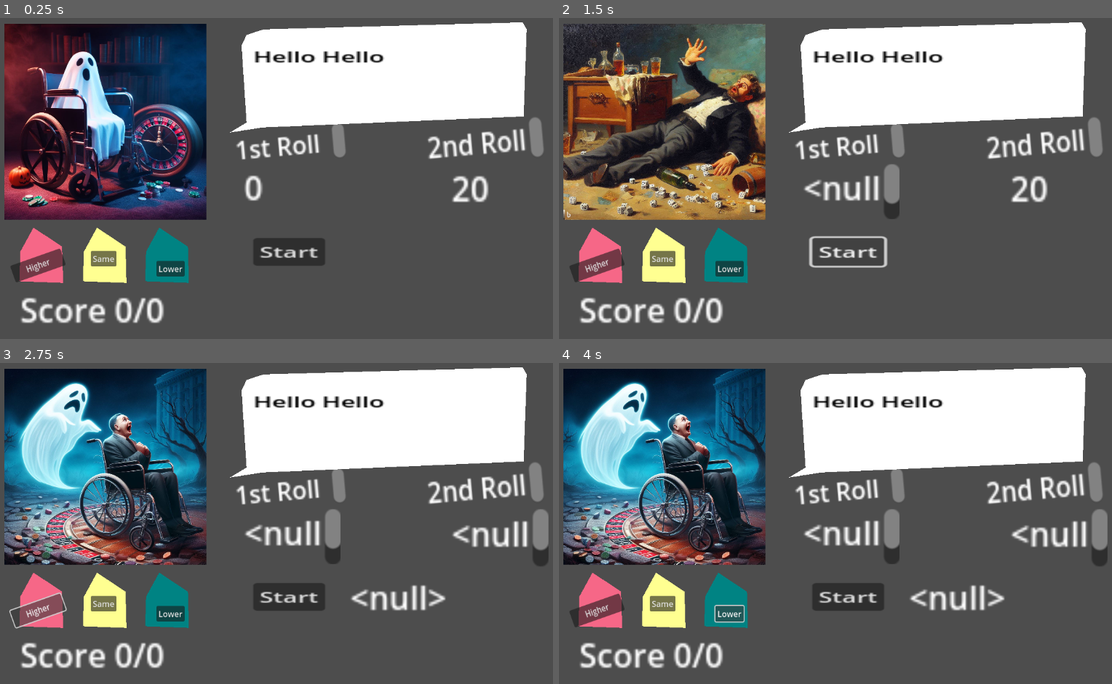
Above: before the commit, frames 1-4 (two rows, left to right).
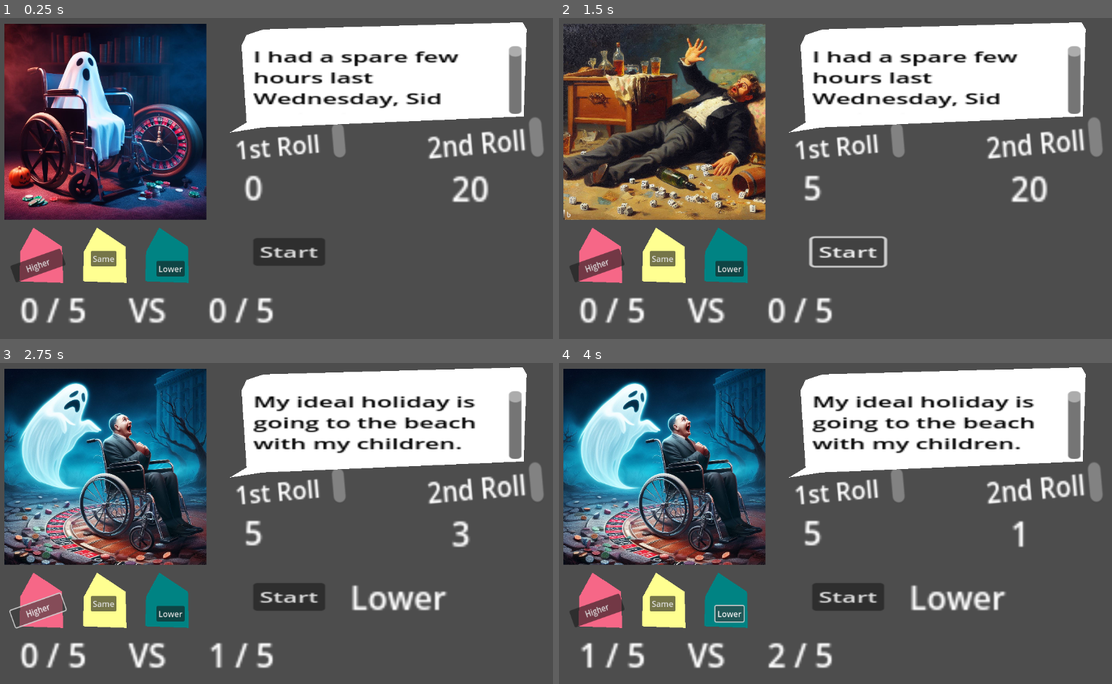
Above: after the commit, the same moments.

Repository: daoslies/TeamGame
Game: Godot game, scene res://Scenes/PlayScreen.tscn
The game is run twice, just before and just after one commit, with the same random seed, the same clock (stepped at 60 frames per second) and the same inputs.
Inputs:
- Up to frame 1 (0.25 s): no input
- Up to frame 2 (1.5 s): click "Start" at 0.5 s; click "Start" at 1.25 s
- Up to frame 3 (2.75 s): click "Higher" at 2 s
- Up to frame 4 (4 s): click "Same" at 2.75 s; click "Lower" at 3.5 s

The runs differ from the first frame. In frame 1, 4.1% of the frame differs, in the area x 3-95%, y 8-96%; in frame 2, 5.2%; in frame 3, 7.6%; in frame 4, 7.7%, in the area x 3-100%, y 8-96%.
Error before the commit: Invalid access to property or key 'Quips' on a base object of type 'Nil'. (res://Scenes/QuipSelector.gd:12)

Commit message:
Fixed_dictionaries

Diff:
--- a/Game/Filled_Characters/Boatman.json
+++ b/Game/Filled_Characters/Boatman.json
@@ -3,7 +3,8 @@
   "Epithet": "The Cryptic Captain of Cubes",
   "Faction": "Good",
   "Strategy": "Gives cryptic crossword clues",
-  "Art": ,
+  "Art": "",
+  "ArtPath":"",
   "NumRounds": 5,
   "DiceSize": 6,
   "Health": 3,
@@ -19,8 +20,7 @@
 
     "Loaded" : {
         "Higher": {
-            "1": "",
-            "2": ""
+            "1": ""
         },
         "Lower": {
             "1": ""
--- a/Game/Filled_Characters/HueMan.json
+++ b/Game/Filled_Characters/HueMan.json
@@ -3,7 +3,7 @@
   "Epithet": "Hue-Man",
   "Faction":"Sensory",
   "Strategy": "Normal",
-  "Art": ,
+  "Art": "",
   "ArtPath":["res:///Character_Art/HueMan.png"],
   "NumRounds": 3,
   "DiceSize": 6,
@@ -20,13 +20,13 @@
 
 	"Loaded" : {
 		"Higher": {
-			"1":
+			"1": ""
 		},
 		"Lower": {
-			"1":
+			"1": ""
 		},
 		"Same": {
-			"1":
+			"1": ""
 		}
 	}
   }
--- a/Game/Filled_Characters/King.json
+++ b/Game/Filled_Characters/King.json
@@ -4,7 +4,7 @@
   "Faction": "Royalty",
   "Strategy": "Scrambles the number",
   "Art": "Royal Egg",
-  "ArtPath":"res://Character_Art/BallAndChain.png",
+  "ArtPath":["res://Character_Art/BallAndChain.png"],
   "NumRounds": 5,
   "DiceSize": 20,
   "Health": 15,
@@ -20,8 +20,7 @@
 
     "Loaded" : {
         "Higher": {
-            "1": "Your Highness",
-            "2": ""
+            "1": "Your Highness"
         },
         "Lower": {
             "1": "You'll be lower in the ground than lady diceana"
--- a/Game/Filled_Characters/SpecialK.json
+++ b/Game/Filled_Characters/SpecialK.json
@@ -1,31 +1,31 @@
 {
-  "Name": ,
-  "Epithet": ,
+  "Name": "Special_k",
+  "Epithet": "",
   "Faction":"Royalty",
-  "Strategy": ,
-  "Art": ,
-  "NumRounds": ,
-  "DiceSize": ,
-  "Health": ,
+  "Strategy": "",
+  "Art":"" ,
+  "NumRounds": 3,
+  "DiceSize": 16,
+  "Health": 2,
   "Bio_FlavText": "Teacher",
   "Quips": {
     "Filler" : {
-        "1": ,
-        "2": ,
-        "3": ,
-        "4": ,
-        "5":
+        "1": "",
+        "2": "",
+        "3":"" ,
+        "4": "",
+        "5": ""
     },
 
     "Loaded" : {
         "Higher": {
-            "1":
+            "1": ""
         },
         "Lower": {
-            "1":
+            "1": ""
         },
         "Same": {
-            "1":
+            "1": ""
         }
     }
   }
--- a/Game/Filled_Characters/TheChaser.json
+++ b/Game/Filled_Characters/TheChaser.json
@@ -3,7 +3,8 @@
   "Epithet": "The Chase is On",
   "Faction": "Evil",
   "Strategy": "Outsmarts the player",
-  "Art": ,
+  "Art": "",
+  "ArtPath":"",
   "NumRounds": 5,
   "DiceSize": 6,
   "Health": 3,
--- a/Game/Filled_Characters/TheDrunk.json
+++ b/Game/Filled_Characters/TheDrunk.json
@@ -3,7 +3,8 @@
   "Epithet": "Another round",
   "Faction": "Good",
   "Strategy": "Makes teh number look different. e.g 2 looks like 5 - flipped. 3 looks like 6, double vision",
-  "Art": ,
+  "Art": "",
+  "ArtPath":"",
   "NumRounds": 3,
   "DiceSize": 6,
   "Health": 2,
@@ -19,8 +20,7 @@
 
     "Loaded" : {
         "Higher": {
-            "1": "",
-            "2": ""
+            "1": ""
         },
         "Lower": {
             "1": ""
--- a/Game/Filled_Characters/TheMagicChef.json
+++ b/Game/Filled_Characters/TheMagicChef.json
@@ -1,31 +1,31 @@
 {
-  "Name": "",
-  "Epithet": ,
+  "Name": "Machic_Chef",
+  "Epithet": "",
   "Faction":"Sensory",
-  "Strategy": ,
-  "Art": ,
-  "NumRounds": ,
-  "DiceSize": ,
-  "Health": ,
-  "Bio_FlavText": ,
+  "Strategy": "",
+  "Art": "",
+  "NumRounds": "",
+  "DiceSize": "",
+  "Health":"" ,
+  "Bio_FlavText":"" ,
   "Quips": {
     "Filler" : {
-        "1": ,
-        "2": ,
-        "3": ,
-        "4": ,
-        "5":
+        "1": "",
+        "2": "",
+        "3": "",
+        "4": "",
+        "5": ""
     },
 
     "Loaded" : {
         "Higher": {
-            "1":
+            "1": ""
         },
         "Lower": {
-            "1":
+            "1": ""
         },
         "Same": {
-            "1":
+            "1": ""
         }
     }
   }
--- a/Game/Filled_Characters/TheMusicMan.json
+++ b/Game/Filled_Characters/TheMusicMan.json
@@ -3,12 +3,12 @@
   "Epithet": "Whimsical Wesley",
   "Faction":"Sensory",
   "Strategy": "Audio Clues",
-  "Art": ,
+  "Art": "",
   "ArtPath": ["res://Character_Art/MusicMan_main.jpeg"],
   "NumRounds": 5,
-  "DiceSize": ,
+  "DiceSize": 20,
   "Health": 3,
-  "Bio_FlavText": ,
+  "Bio_FlavText": "",
   "Quips": {
     "Filler" : {
         "1": "Watch out! I come from far away... and I can play",
--- a/Game/Filled_Characters/WhineMom.json
+++ b/Game/Filled_Characters/WhineMom.json
@@ -20,13 +20,13 @@
 
     "Loaded" : {
         "Higher": {
-            "1":
+            "1": ""
         },
         "Lower": {
-            "1":
+            "1": ""
         },
         "Same": {
-            "1":
+            "1": ""
         }
     }
   }
Not shown: 1 places in Game/Scenes/PlayScreen.tscn that only renumber resources
